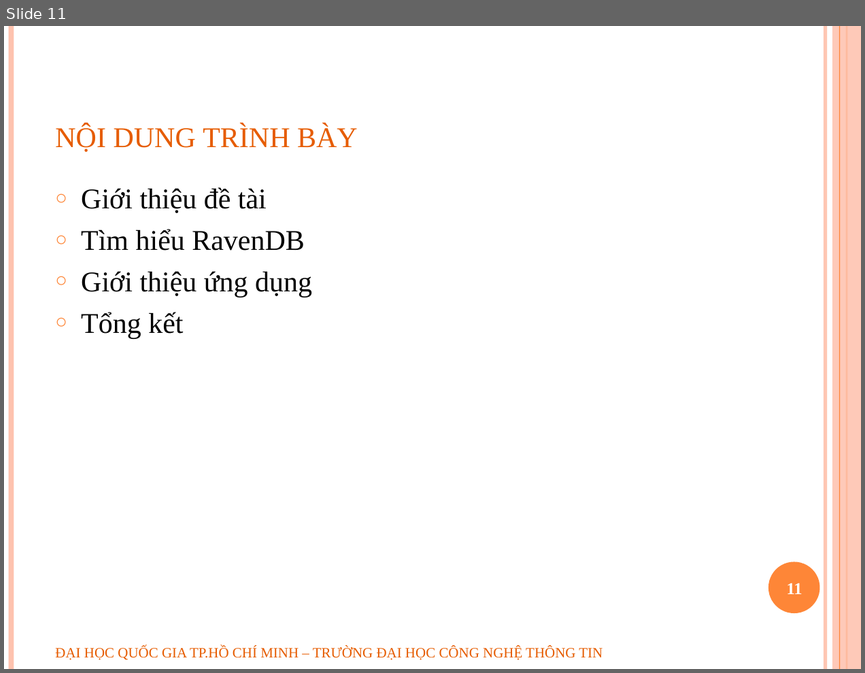
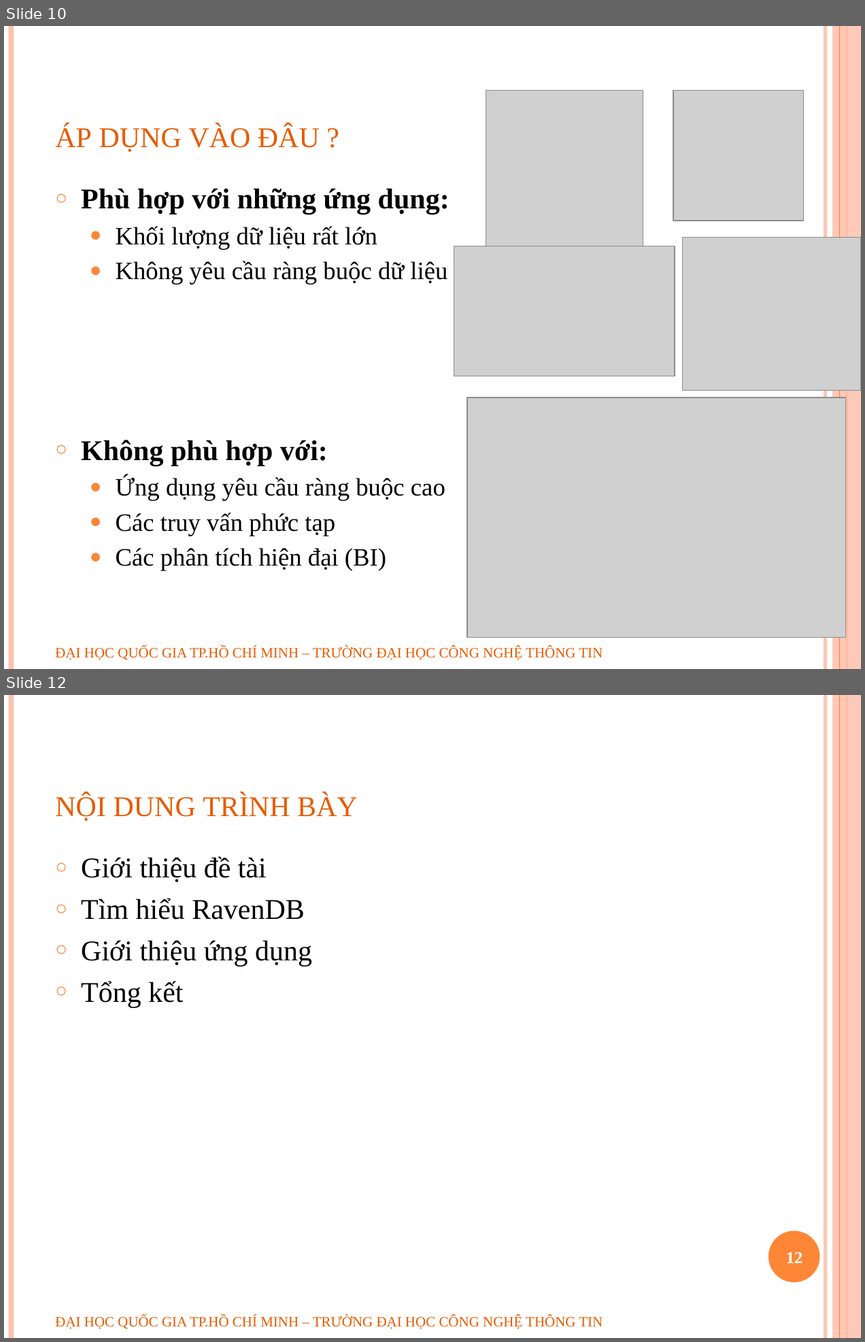
Before and after one commit to geovip/nosqlravendbuit, a slide deck: Document/slide bao cao.pptx. Shown one above the other, each under a label of ours: slide 11 before the commit, slides 10 and 12 after it; the slides between them are not shown. The pictures are 865x673 and 865x1342 pixels, drawn with LibreOffice and Linux fonts; fonts in the diff are those of the drawing; grey boxes stand for pictures; background and template pictures are left out. Boxes give left, top, right and bottom in pixels: in the first picture for what was removed or moved away, otherwise in the second. Text is boxed around its words. In the diff, an @@ line names an element or a change of style, - is before the commit and + after.

```diff
--- a/Document/slide bao cao.pptx
+++ b/Document/slide bao cao.pptx
@@ slide 10 added at box(4, 26, 861, 669), background #FFFFFF; not listed: 5 template elements that a slide beside it also shows @@
@@ picture added at box(485, 90, 643, 247) @@
@@ picture added at box(673, 90, 804, 220) @@
@@ title added at box(55, 125, 320, 152), 30 pt, text #E65C01, small capitals @@
+áp dụng vào đâu ?
@@ text added at box(81, 188, 449, 571), 21 pt, text #000000 @@
+○ Phù hợp với những ứng dụng:
+  ● Khối lượng dữ liệu rất lớn
+  ● Không yêu cầu ràng buộc dữ liệu
+○ Không phù hợp với:
+  ● Ứng dụng yêu cầu ràng buộc cao
+  ● Các truy vấn phức tạp
+  ● Các phân tích hiện đại (BI)
@@ picture added at box(454, 246, 675, 376) @@
@@ picture added at box(683, 237, 861, 390) @@
@@ picture added at box(468, 397, 847, 637) @@
@@ text added at box(55, 645, 602, 660), 12 pt, text #E65C01 @@
+ĐẠI HỌC QUỐC GIA TP.HỒ CHÍ MINH – TRƯỜNG ĐẠI HỌC CÔNG NGHỆ THÔNG TIN
@@ what was slide 11 is now slide 12 @@
@@ page number at box(786, 1252, 803, 1263): text changed @@
-11
+12
```
Also in this commit, not shown: 7 slides changed, 9 other slides added.
